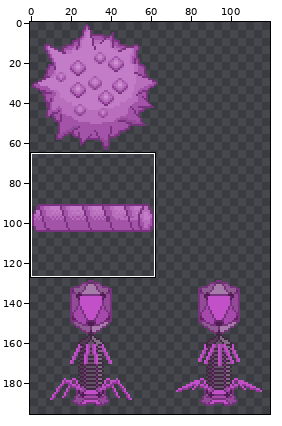
File history of a sprite sheet, grid.png. Above, an overview of the earlier version with the close-up marked.
Close-up. The starting point:
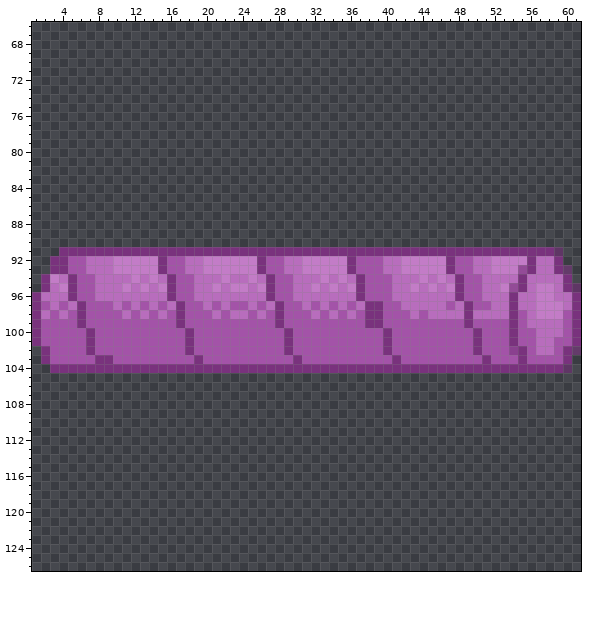
The file is 512x512 pixels. Colours within 5 levels of each other are drawn and written as one. Shown: x 1..61, y 66..126. The wide view leaves out empty margins.
New version:
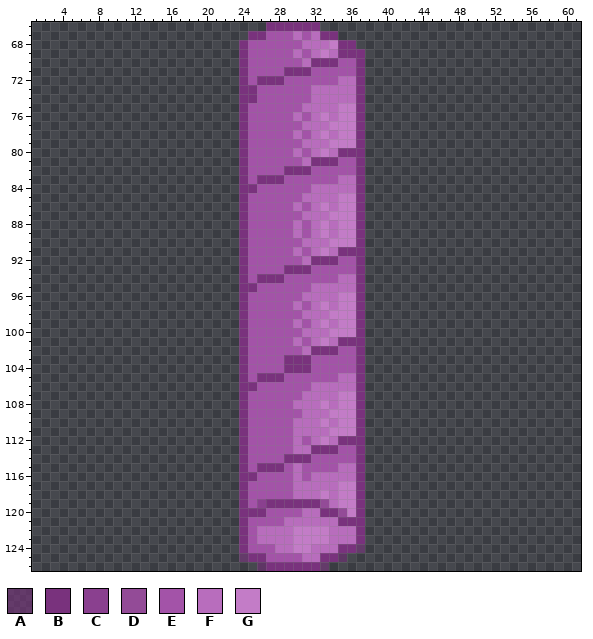
Palette (. is transparent): A #79327d96  B #79327d  C #8a408f  D #934b97  E #a353a8  F #b86dbd  G #c37cc7
Change:
Changed rows in their new state; - is an unchanged pixel.
first column x 1:
 66 --------------------------BBBBBB-----------------------------
 67 ------------------------BBEEEFEFBB---------------------------
 68 -----------------------BEEEEEEFFFGBB-------------------------
 69 -----------------------BEEEEEFEFGFBBB------------------------
 70 -----------------------BEEEEEEFBBBEEB------------------------
 71 -----------------------BEEEEBBBEEEEEB------------------------
 72 -----------------------BEBBBEEEEEEFFB------------------------
 73 -----------------------BBEEEEEEFFFFFB------------------------
 74 -----------------------BBEEEEEEFFFFFB------------------------
 75 -----------------------BEEEEEEFFFFGGB------------------------
 76 -----------------------BEEEEEFEFGFGGB------------------------
 77 -----------------------BEEEEEEFFFGGGB------------------------
 78 -----------------------BEEEEEFEFGFGGB------------------------
 79 -----------------------BEEEEEEFFFGGGB------------------------
 80 -----------------------BEEEEEFEFGFBBB------------------------
 81 -----------------------BEEEEEEFBBBEEB------------------------
 82 -----------------------BEEEEBBBEEEEEB------------------------
 83 -----------------------BEBBBEEEEEEFFB------------------------
 84 -----------------------BBEEEEEEFFFFFB------------------------
 85 -----------------------BEEEEEEFFFFGGB------------------------
 86 -----------------------BEEEEEFEFGFGGB------------------------
 87 -----------------------BEEEEEEFFFGGGB------------------------
 88 -----------------------BEEEEEFEFGFGGB------------------------
 89 -----------------------BEEEEEFEFGFGGB------------------------
 90 -----------------------BEEEEEEFFFGGGB------------------------
 91 ---....................-EEEEEFEFGF---......................--
 92 --.....................BEE--EEFBBBEEB......................--
 93 --.....................BEE--BBBEEEEEB.......................-
 94 -......................BEB-B-EEEEEF--.......................-
 95 -......................BBEE--EEF-F-F-........................
 96 .......................BEEE--E----GG-........................
 97 .......................BE-EE-FEFGFGGB........................
 98 .......................B-E-E--F-FGGGB........................
 99 .......................B---E-F-FGFGGB........................
100 .......................B----E-FFFGGGB........................
101 .......................B----EF-FGFBBB........................
102 -......................B----E-FBBB--B........................
103 -......................B----B-B-----B.......................-
104 --.....................-EEEE---EEEEE-.......................-
105 -----------------------BEBBBEEEEEEFFB------------------------
106 -----------------------BBEEEEEEFFFFFB------------------------
107 -----------------------BEEEEEEFFFFGGB------------------------
108 -----------------------BEEEEEFFFGFGGB------------------------
109 -----------------------BEEEEEEFFFGGGB------------------------
110 -----------------------BEEEEEFFFGFGGB------------------------
111 -----------------------BEEEEEFFFFGGGB------------------------
112 -----------------------BEEEEEFEFGFBBB------------------------
113 -----------------------BEEEEEFFBBBEEB------------------------
114 -----------------------BEEEEBBBEEEEEB------------------------
115 -----------------------BEBBBEFEEEEFFB------------------------
116 -----------------------BBEEEEFEFFFFFB------------------------
117 -----------------------BEEEEEFFFFFGGB------------------------
118 -----------------------BEEEEEFFFGFGGB------------------------
119 -----------------------BECBBBBBBDFGGB------------------------
120 -----------------------BBBEEEEFFBBDGB------------------------
121 -----------------------BEEEEFFFFFFBBB------------------------
122 -----------------------BEFFFFGGGGFFFB------------------------
123 -----------------------BEFFFFGGGGFFFB------------------------
124 -----------------------BEEEFFGGFFFBBA------------------------
125 -----------------------ABBEEEEFFBBA--------------------------
126 -------------------------ABBBBBBA----------------------------
Changed places in both close-ups, as pixel boxes (x1, y1, x2, y2):
changed: (32, 22, 581, 571)
